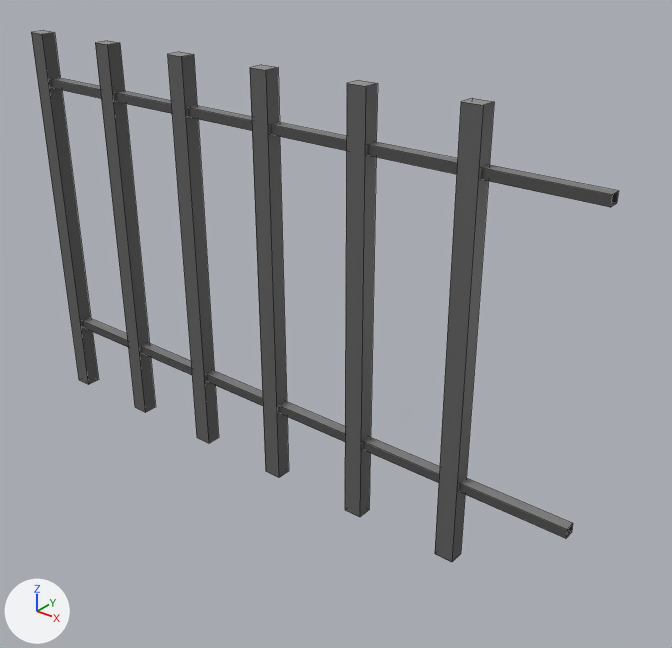
Two versions of the FBX model Assets/Models/Simple Town Pack/Models/fence_long_mesh.fbx, one commit apart.
One viewpoint serves both versions: a 50 mm lens placed at (0.0478, -0.0512, 0.0485), pointed at (0.005, 0.0022, 0.0154). Every picture has the same lights, and +X, +Y and +Z are marked at lower left. Mesh edges are drawn as thin lines. Where no turn or scale is listed for an object, it has been applied to the vertices.

Objects in the first picture: 'fence_long_mesh'.
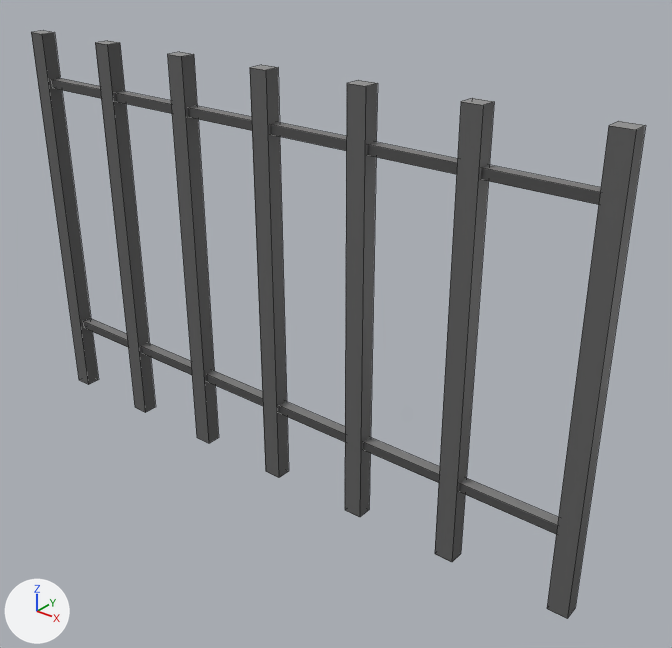
The newer file is also rescaled (x0.888), turned or shifted as a whole; pictures and numbers use the older file's frame.

The change, as a diff of the scene's bpy script:
```diff
--- a/Assets/Models/Simple Town Pack/Models/fence_long_mesh.fbx.py
+++ b/Assets/Models/Simple Town Pack/Models/fence_long_mesh.fbx.py
@@ me_mesh @@
 me_mesh.from_pydata(...)  # 64 vertices, 38 faces; spans x -0.0277..0.0277, y -0.0007..0.0007, z 0.0..0.0356
 # used by ob_fence_long_mesh; location = (0.0, 0.0, 0.0)
+# me_mesh part 1: the loose piece of 8 vertices spanning x 0.0173..0.0189, y -0.0007..0.0007, z 0.0..0.0356 is copied, and the copy is moved by (0.0098, 0.0, 0.0); it spans x 0.0271..0.0287, y -0.0007..0.0007, z 0.0..0.0356
+# me_mesh part 2: the loose piece of 8 vertices spanning x -0.0274..0.0277, y -0.0004..0.0006, z 0.0308..0.0316 is scaled about its middle by (0.965, 1, 1), then moved by (0.0004, 0.0, 0.0)
+# me_mesh part 3: the loose piece of 8 vertices spanning x -0.0274..0.0277, y -0.0004..0.0006, z 0.0065..0.0073 is scaled about its middle by (0.965, 1, 1), then moved by (0.0004, 0.0, 0.0)
 me_mesh.materials.append(mat_setexport2013_lambert15)
```

Where the change shows, as pixel boxes (x1, y1, x2, y2) in the pictures (672 x 648 px; the box of a moved part takes in the faces that stretch with it):
'fence_long_mesh', reshaped (11% taller)
    before: (31, 30, 618, 562)
    after: (31, 30, 646, 618)
part 1 of me_mesh, added
    after: (547, 121, 646, 618)
part 2 of me_mesh, moved or reshaped
    before: (51, 78, 618, 207)
    after: (51, 78, 601, 205)
part 3 of me_mesh, moved or reshaped
    before: (83, 318, 573, 538)
    after: (83, 318, 559, 534)
